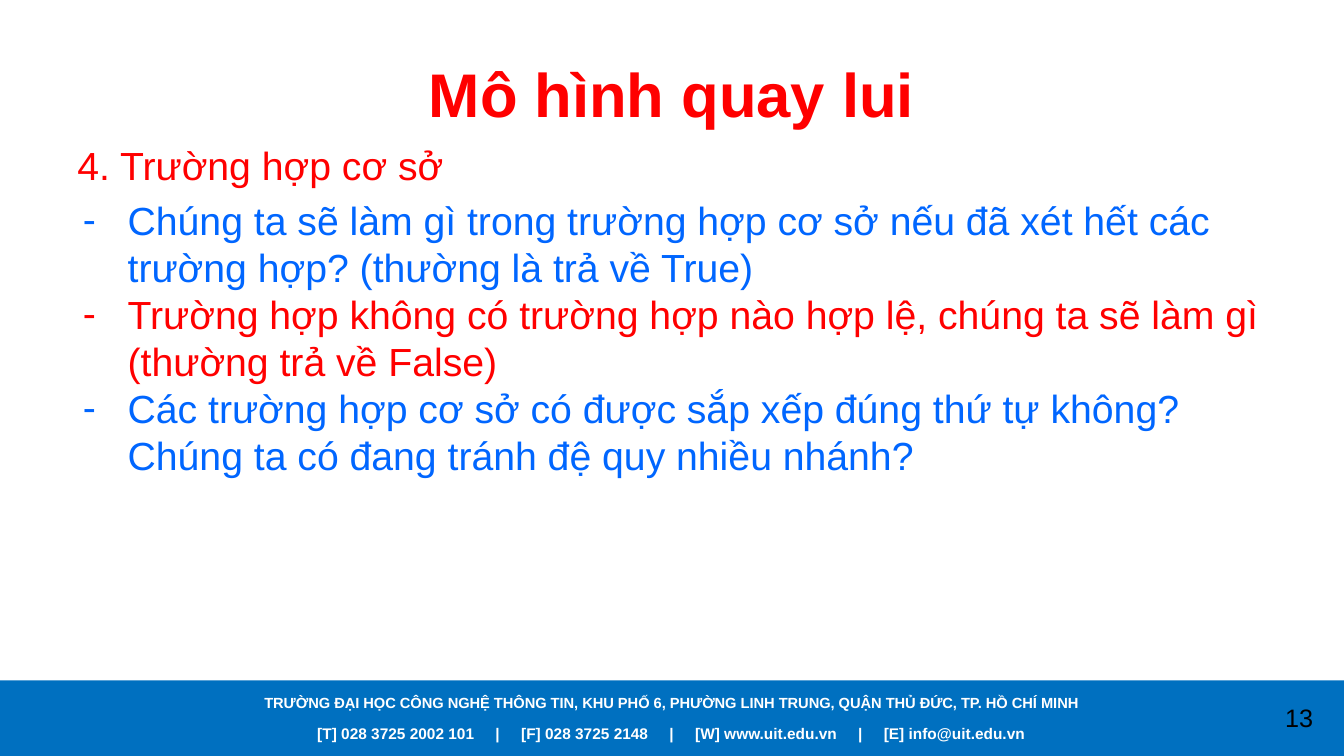
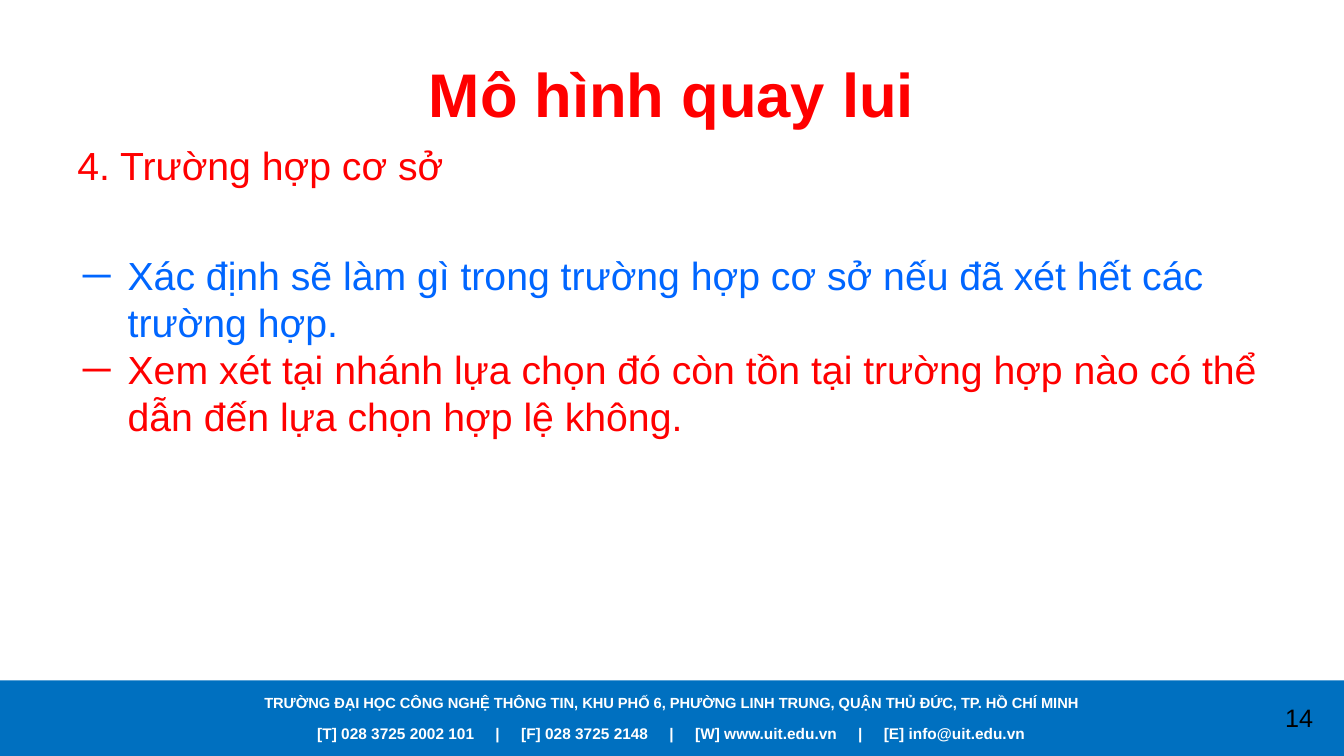
Before and after one commit to caodoanh2001/CS112.L21.KHMT, a slide deck: slide 14 of Seminar/Backtracking.pptx (slide 13 before the commit). Drawn at 1344x756 pixels with LibreOffice and Linux fonts; fonts in the diff are those of the drawing; background and template pictures are left out. Boxes give left, top, right and bottom in pixels: in the first picture for what was removed or moved away, otherwise in the second. Text is boxed around its words. In the diff, an @@ line names an element or a change of style, - is before the commit and + after.

```diff
--- a/Seminar/Backtracking.pptx
+++ b/Seminar/Backtracking.pptx
@@ text at [128, 260, 1256, 439]: text changed; text colour #0066FF to #FF0000 @@
-– Chúng ta sẽ làm gì trong trường hợp cơ sở nếu đã xét hết các trường hợp? (thường là trả về True)
-– Trường hợp không có trường hợp nào hợp lệ, chúng ta sẽ làm gì (thường trả về False)
-– Các trường hợp cơ sở có được sắp xếp đúng thứ tự không? Chúng ta có đang tránh đệ quy nhiều nhánh?
+─ Xác định sẽ làm gì trong trường hợp cơ sở nếu đã xét hết các trường hợp.
+─ Xem xét tại nhánh lựa chọn đó còn tồn tại trường hợp nào có thể dẫn đến lựa chọn hợp lệ không.
@@ page number at [1285, 709, 1313, 727]: text changed @@
-13
+14
```
Also in this commit, not shown: 11 other slides changed, 1 slide added.
